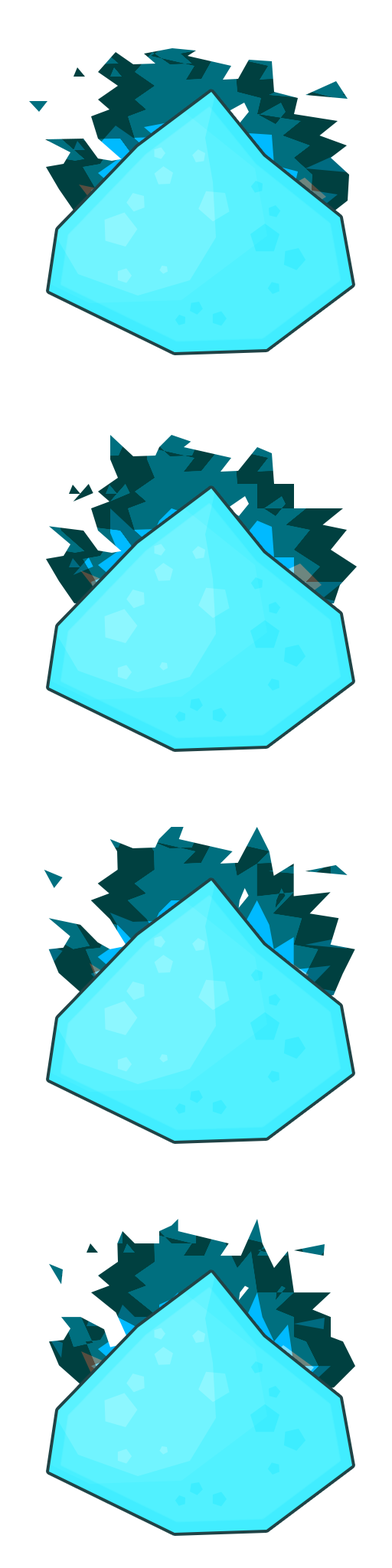
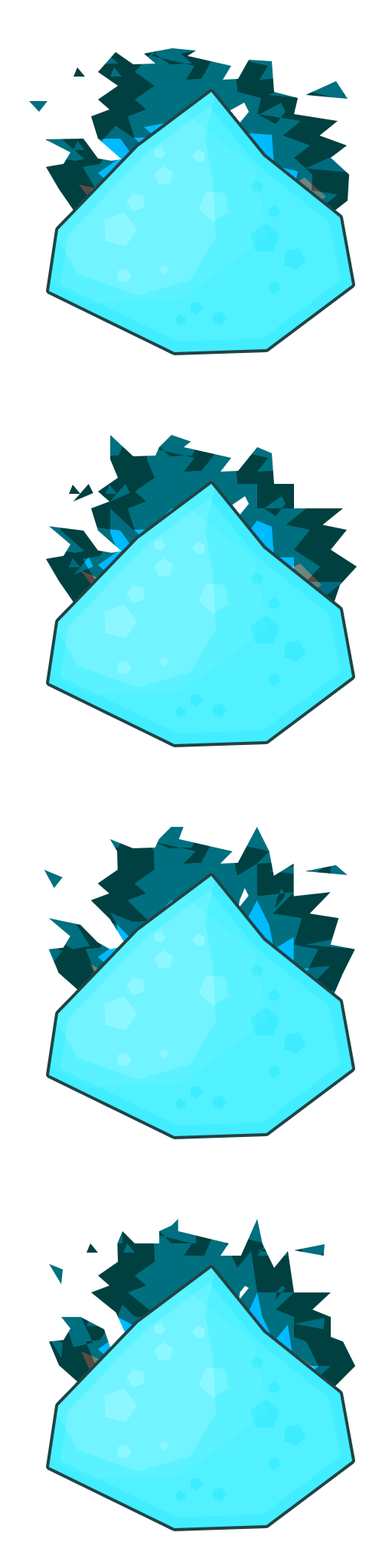
Two versions of the same layered image (392 × 1568). Layer-by-layer changes:
added group "dust copy 3" with 4 layers above "dust copy 2" over left=45, top=1264, right=356, bottom=1536
added layer "Forme 75" (1st of 4, in "dust copy 3") (overlay, 25%) in group "dust copy 3" over left=175, top=1356, right=306, bottom=1503
added layer "Forme 76" (1st of 4, in "dust copy 3") (overlay, 20%) in group "dust copy 3" over left=45, top=1264, right=356, bottom=1536
added layer "Forme 73" (1st of 4, in "dust copy 3") in group "dust copy 3" over left=49, top=1267, right=353, bottom=1529
added group "dust copy 2" with 4 layers above "dust copy" over left=45, top=872, right=356, bottom=1144
added layer "Forme 75" (2nd of 4, in "dust copy 2") (overlay, 25%) in group "dust copy 2" over left=175, top=964, right=306, bottom=1111
added layer "Forme 76" (2nd of 4, in "dust copy 2") (overlay, 20%) in group "dust copy 2" over left=45, top=872, right=356, bottom=1144
added layer "Forme 73" (2nd of 4, in "dust copy 2") in group "dust copy 2" over left=49, top=875, right=353, bottom=1137
added group "dust copy" with 4 layers above "dust" over left=45, top=480, right=356, bottom=752
added layer "Forme 75" (3rd of 4, in "dust copy") (overlay, 25%) in group "dust copy" over left=175, top=572, right=306, bottom=719
added layer "Forme 76" (3rd of 4, in "dust copy") (overlay, 20%) in group "dust copy" over left=45, top=480, right=356, bottom=752
added layer "Forme 73" (3rd of 4, in "dust copy") in group "dust copy" over left=49, top=483, right=353, bottom=745
painted on "Forme 75" (4th of 4, in "dust") over left=175, top=577, right=306, bottom=1507
painted on "Forme 74" (4th of 4, in "dust") over left=104, top=543, right=230, bottom=1464
painted on "Forme 76" (4th of 4, in "dust") over left=45, top=480, right=356, bottom=1536
painted on "Forme 73" (4th of 4, in "dust") over left=49, top=488, right=353, bottom=1533
…and 4 more changes (3 added, 1 painted)
